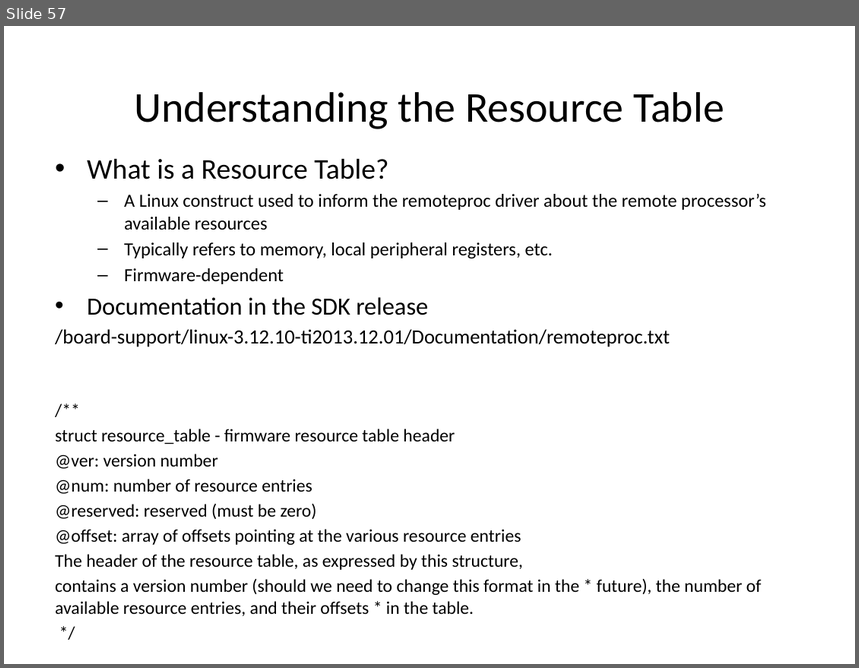
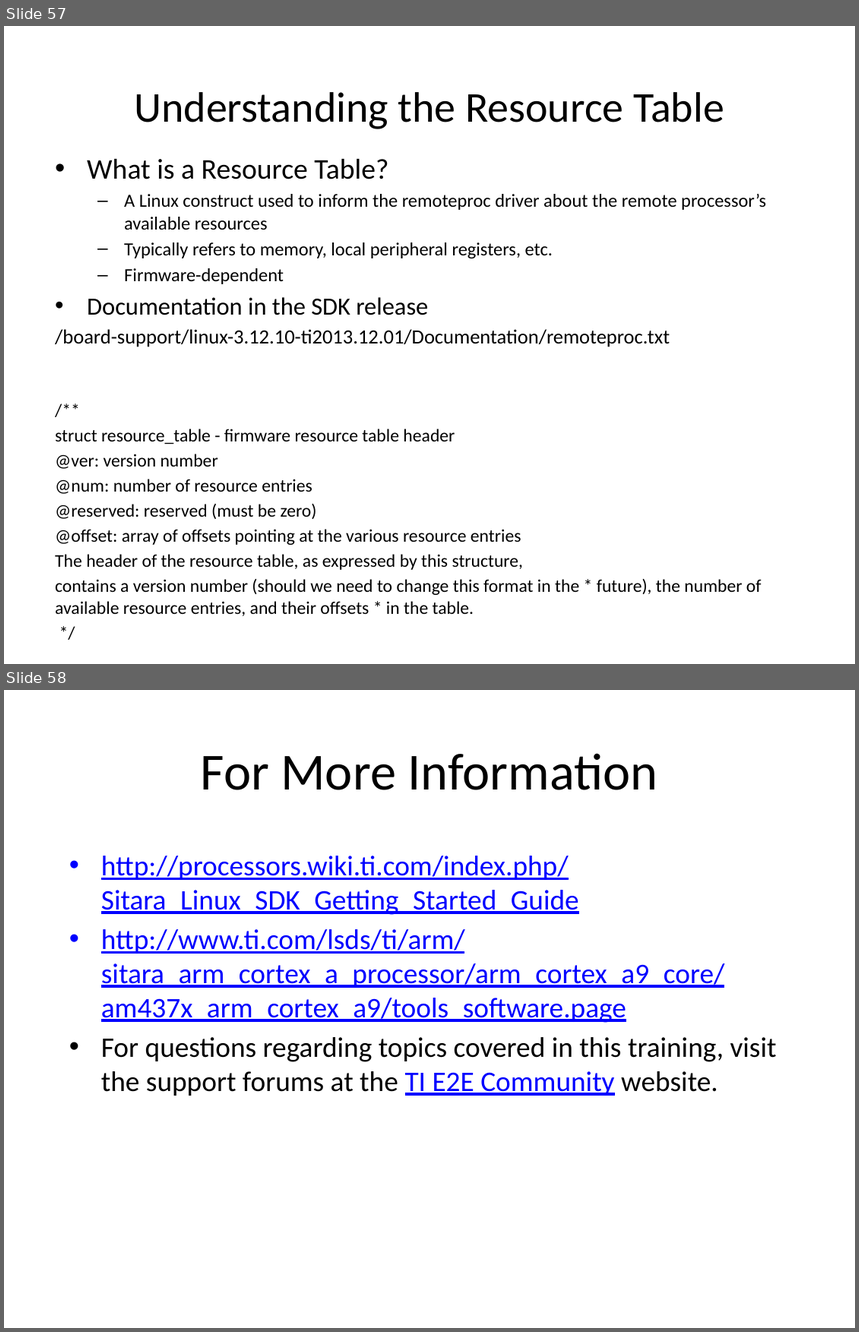
Before and after one commit to hari1989/keystone-workshop, a slide deck: preliminary/Working/presentations/Sitara/PRU in Sitara Device.pptx. Shown one above the other, each under a label of ours: slide 57 before the commit, slides 57 and 58 after it. The pictures are 859x668 and 859x1332 pixels, drawn with LibreOffice and Linux fonts; fonts in the diff are those of the drawing. Boxes give left, top, right and bottom in pixels: in the first picture for what was removed or moved away, otherwise in the second. Text is boxed around its words. In the diff, an @@ line names an element or a change of style, - is before the commit and + after.

```diff
--- a/preliminary/Working/presentations/Sitara/PRU in Sitara Device.pptx
+++ b/preliminary/Working/presentations/Sitara/PRU in Sitara Device.pptx
@@ slide 58 added at <box>4,690,855,1328</box>, background #FFFFFF @@
@@ title added at <box>201,753,658,790</box>, 44 pt, text #000000 @@
+For More Information
@@ text added at <box>101,856,777,1096</box>, 24 pt, text #0000FF, underline @@
+• http://processors.wiki.ti.com/index.php/Sitara_Linux_SDK_Getting_Started_Guide
+• http://www.ti.com/lsds/ti/arm/sitara_arm_cortex_a_processor/arm_cortex_a9_core/am437x_arm_cortex_a9/tools_software.page
+• For questions regarding topics covered in this training, visit the support forums at the TI E2E Community website.
```
Also in this commit, not shown: 13 slides changed.
